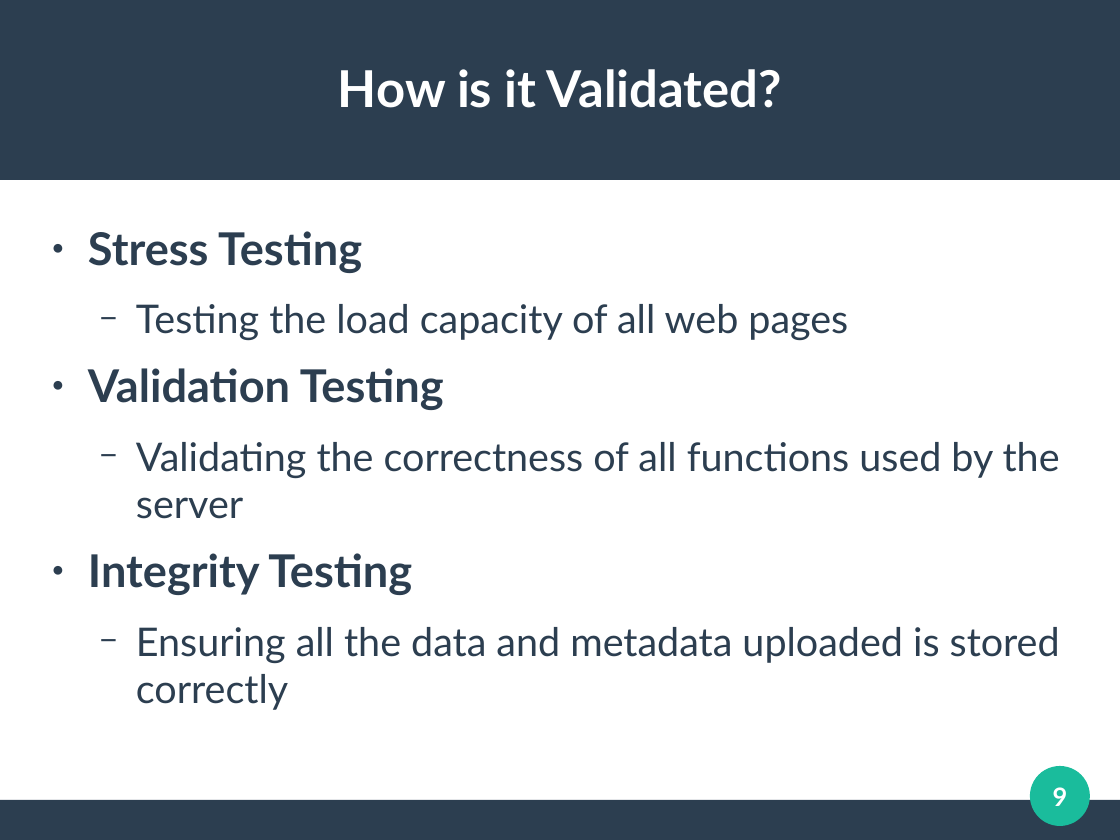
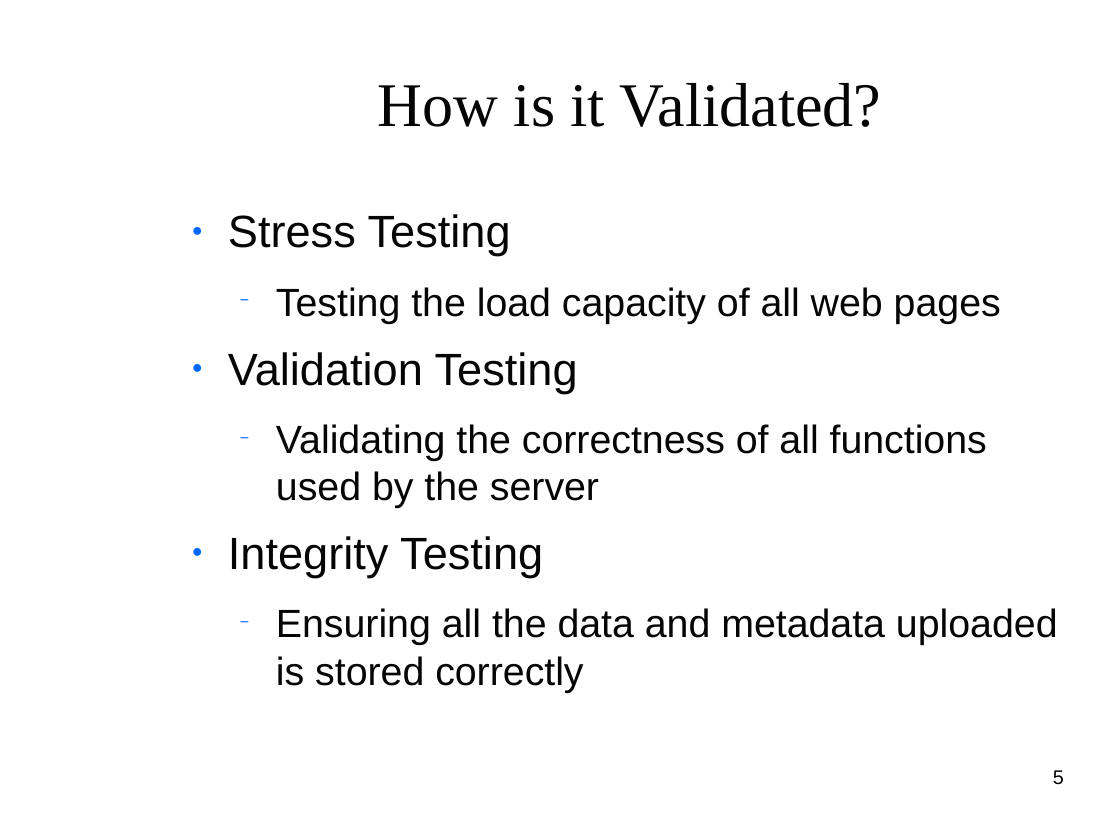
Before and after one commit to clemente-lab/mmeds-meta, a slide deck: slide 5 of sql/mmeds.odp (slide 9 before the commit). Drawn at 1120x840 pixels with LibreOffice and Linux fonts; fonts in the diff are those of the drawing; background and template pictures are left out. Boxes give left, top, right and bottom in pixels: in the first picture for what was removed or moved away, otherwise in the second. Text is boxed around its words. In the diff, an @@ line names an element or a change of style, - is before the commit and + after.

```diff
--- a/sql/mmeds.odp
+++ b/sql/mmeds.odp
@@ rectangle removed at [0,0,1120,180] @@
@@ title "How is it Validated?": place and size @@
-title "How is it Validated?" at [338,69,782,108]
+title "How is it Validated?" at [378,83,882,127]
@@ title "How is it Validated?" at [378,83,882,127]: size 36 to 44 pt, font Lato to Times New Roman, text colour #FFFFFF to #050505, bold off @@
@@ text "Stress Testing": place and size @@
-text "Stress Testing" at [88,231,1060,710]
+text "Stress Testing" at [228,215,1058,693]
@@ text "Stress Testing" at [228,215,1058,693]: font Lato to Arial, text colour #2C3E50 to #050505; bold off in "Stress Testing", "Validation Testing", "Integrity Testing"; size 28 to 27.9 pt in "Testing the load capacity of all web ...", "Validating the correctness of all functions used ...", "Ensuring all the data and metadata uploaded ..."; bullet colour #2C3E50 to #0066FF @@
@@ ellipse removed at [1031,766,1091,826] @@
@@ page number added at [1053,770,1064,785], 14 pt, text #000000 @@
+5
@@ rectangle removed at [0,800,1120,839] @@
@@ page number removed at [1053,787,1068,806] @@
-9
```
Also in this commit, not shown: 17 other slides changed, 10 slides added, 18 other files.
